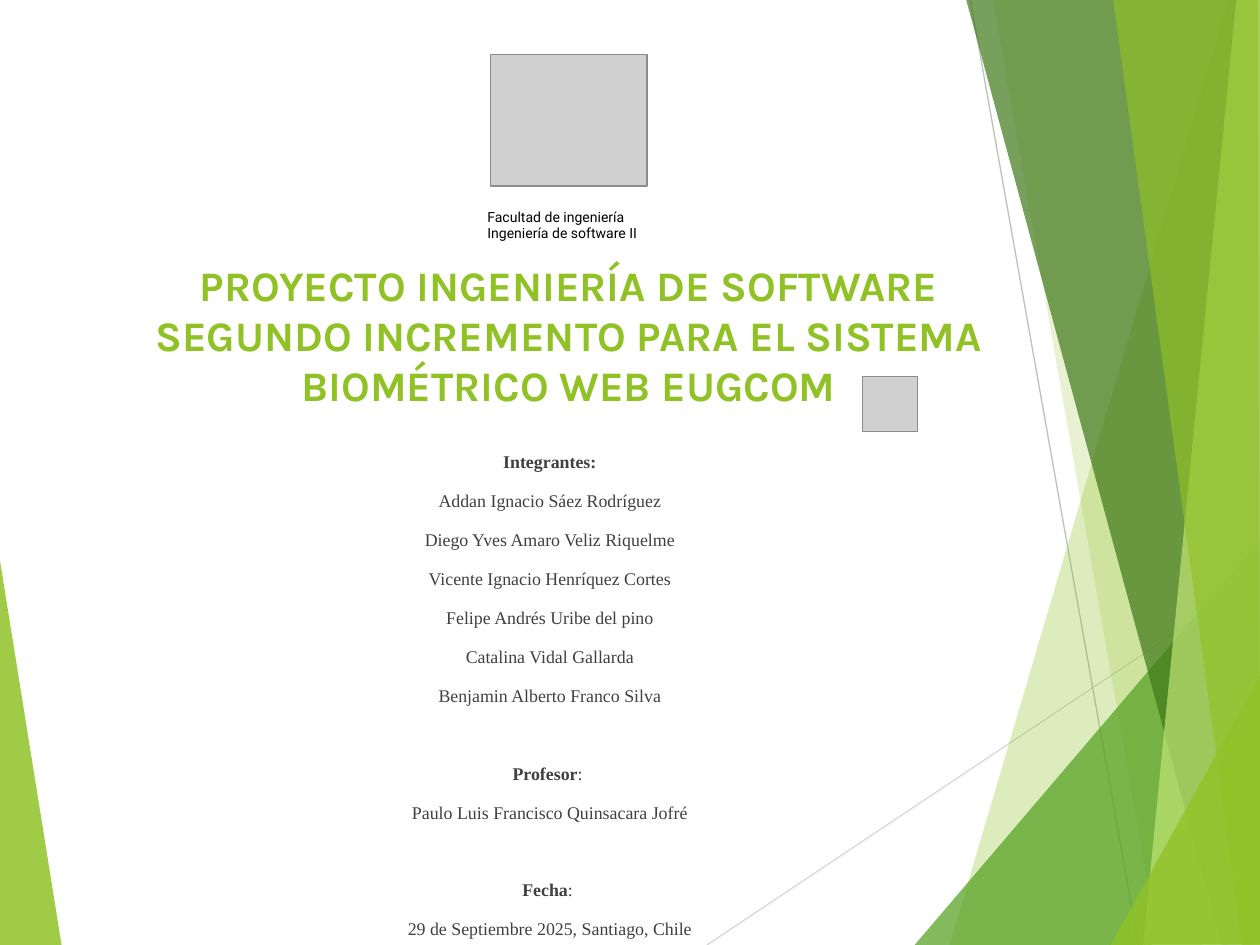
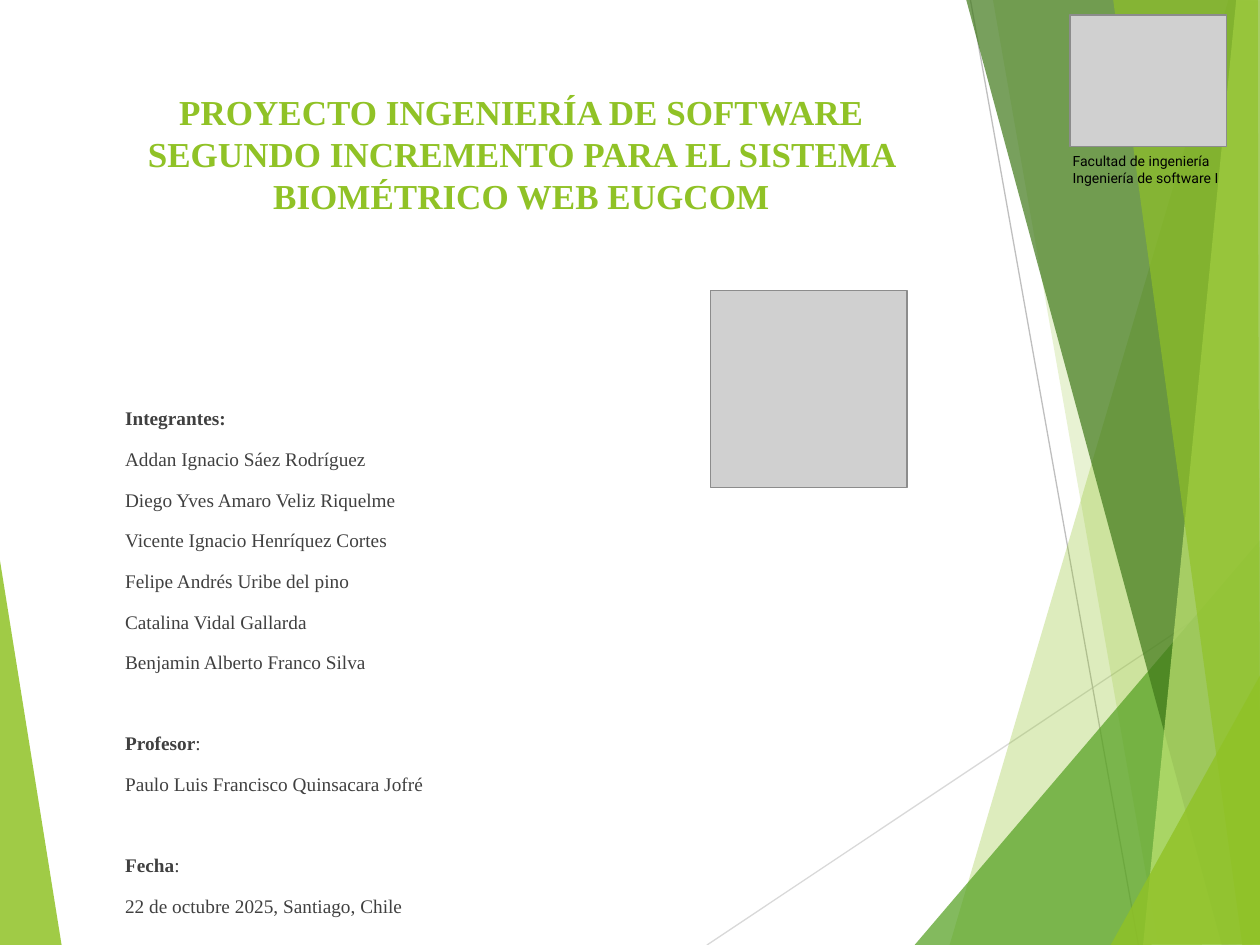
Before and after one commit to vixo23/ING-DE-SOFTWARE, a slide deck: slide 1 of INCREMENTO3/Ppt/PPt Tercer incremento scrum++.pptx. Drawn at 1260x945 pixels with LibreOffice and Linux fonts; fonts in the diff are those of the drawing; grey boxes stand for pictures. Boxes give left, top, right and bottom in pixels: in the first picture for what was removed or moved away, otherwise in the second. Text is boxed around its words. In the diff, an @@ line names an element or a change of style, - is before the commit and + after.

Commit message:
PPT incremento 3

```diff
--- a/INCREMENTO3/Ppt/PPt Tercer incremento scrum++.pptx
+++ b/INCREMENTO3/Ppt/PPt Tercer incremento scrum++.pptx
@@ picture: place and size @@
-picture at (490,54,646,186)
+picture at (1070,15,1226,147)
@@ title "PROYECTO INGENIERÍA DE SOFTWARE SEGUNDO ...": place and size @@
-title "PROYECTO INGENIERÍA DE SOFTWARE SEGUNDO ..." at (155,263,981,402)
+title "PROYECTO INGENIERÍA DE SOFTWARE SEGUNDO ..." at (148,97,897,210)
@@ title "PROYECTO INGENIERÍA DE SOFTWARE SEGUNDO ..." at (148,97,897,210): size 24 to 20 pt, font Karla to Times New Roman @@
@@ text "Facultad de ingeniería": place and size @@
-text "Facultad de ingeniería" at (487,211,637,241)
+text "Facultad de ingeniería" at (1073,155,1219,186)
@@ text at (1073,172,1219,186): text changed @@
-Ingeniería de software II
+Ingeniería de software I
@@ picture: place and size @@
-picture at (863,377,919,432)
+picture at (711,291,907,488)
@@ text "Integrantes:": place and size @@
-text "Integrantes:" at (408,456,692,939)
+text "Integrantes:" at (125,412,423,917)
@@ text at (125,412,423,872): size 10.2 to 11 pt in "Integrantes:", "Addan Ignacio Sáez Rodríguez", "Diego Yves Amaro Veliz Riquelme", "Vicente Ignacio Henríquez Cortes" and 6 more places; alignment centre to left @@
@@ text at (125,899,402,917): text changed; size 10.2 to 11 pt @@
-29 de Septiembre 2025, Santiago, Chile
+22 de octubre 2025, Santiago, Chile
```
Also in this commit, not shown: 9 other slides changed, 1 slide added, 1 slide removed.
